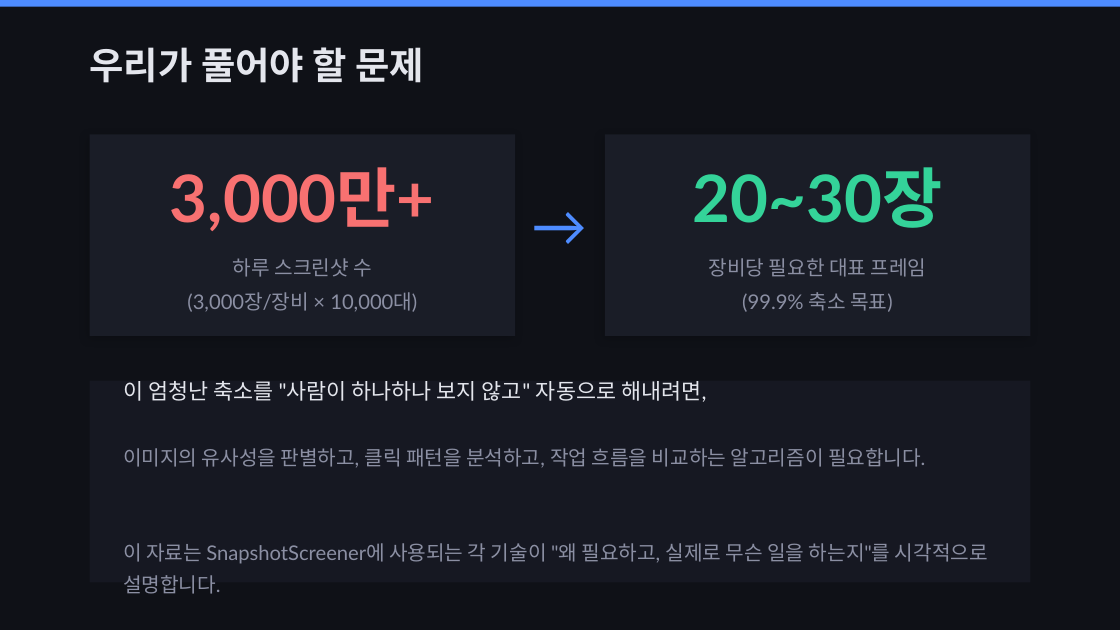
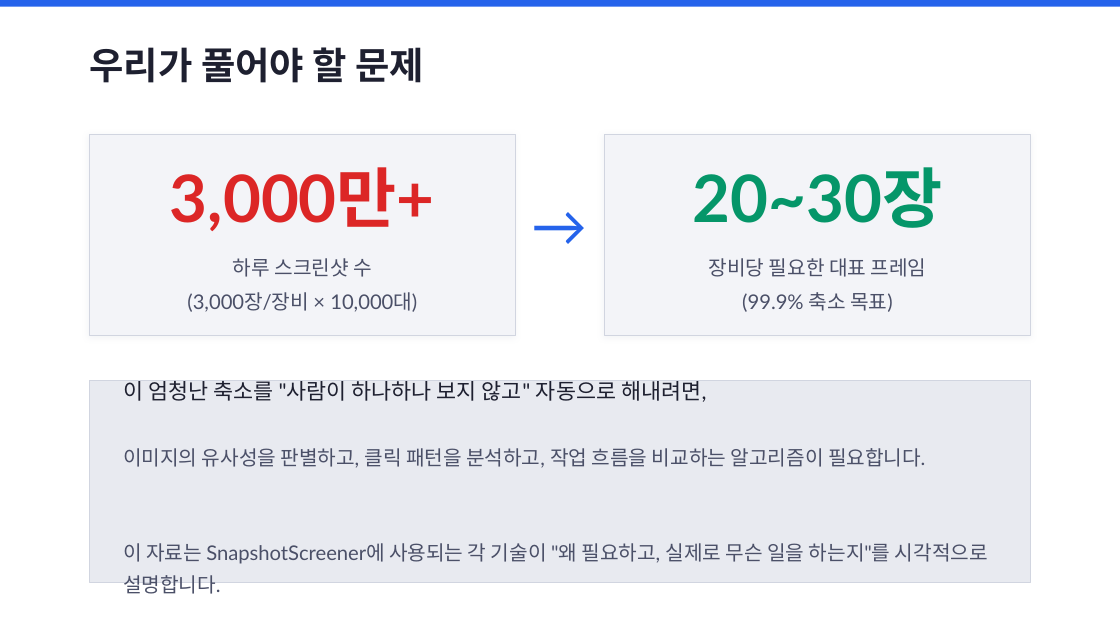
Before and after one commit to WorkforRPASolution/SnapShotScreener, a slide deck: slide 2 of SnapshotScreener_핵심기술_해설.pptx. Drawn at 1120x630 pixels with LibreOffice and Linux fonts; fonts in the diff are those of the drawing. Boxes give left, top, right and bottom in pixels: in the first picture for what was removed or moved away, otherwise in the second. Text is boxed around its words. In the diff, an @@ line names an element or a change of style, - is before the commit and + after.

```diff
--- a/SnapshotScreener_핵심기술_해설.pptx
+++ b/SnapshotScreener_핵심기술_해설.pptx
@@ background #0F1117 to #FFFFFF @@
@@ rectangle at [0,0,1120,7]: fill #4E8CFF to #2563EB @@
@@ text "우리가 풀어야 할 문제" at [90,47,424,83]: text colour #E4E6ED to #1E2030 @@
@@ text "3,000만+" at [170,167,435,231]: text colour #F87171 to #DC2626 @@
@@ rectangle at [90,134,515,336]: fill #1A1D27 to #F3F4F8; outline none to #D1D5E0 0.75 pt; shadow changed @@
@@ text "20~30장" at [693,167,943,228]: text colour #34D399 to #059669 @@
@@ rectangle at [605,134,1030,336]: fill #1A1D27 to #F3F4F8; outline none to #D1D5E0 0.75 pt; shadow changed @@
@@ text "→" at [482,179,638,269]: text colour #4E8CFF to #2563EB @@
@@ text "하루 스크린샷 수" at [187,258,417,312]: text colour #8B8FA3 to #4B5068 @@
@@ text "장비당 필요한 대표 프레임" at [709,258,927,312]: text colour #8B8FA3 to #4B5068 @@
@@ rectangle at [90,381,1030,582]: fill #161822 to #E8EAF0; outline none to #D1D5E0 0.75 pt @@
@@ text "이 엄청난 축소를 "사람이 하나하나 ..." at [123,381,988,594]: text colour #E4E6ED to #1E2030 in "이 엄청난 축소를 "사람이 하나하나 보지 않고" ..."; text colour #8B8FA3 to #4B5068 in "이미지의 유사성을 판별하고, 클릭 패턴을 분석하고, 작업 ...", "이 자료는 SnapshotScreener에 사용되는 각 기술이 "왜 ..." @@
```
Also in this commit, not shown: 13 other slides changed, 6 other files.
